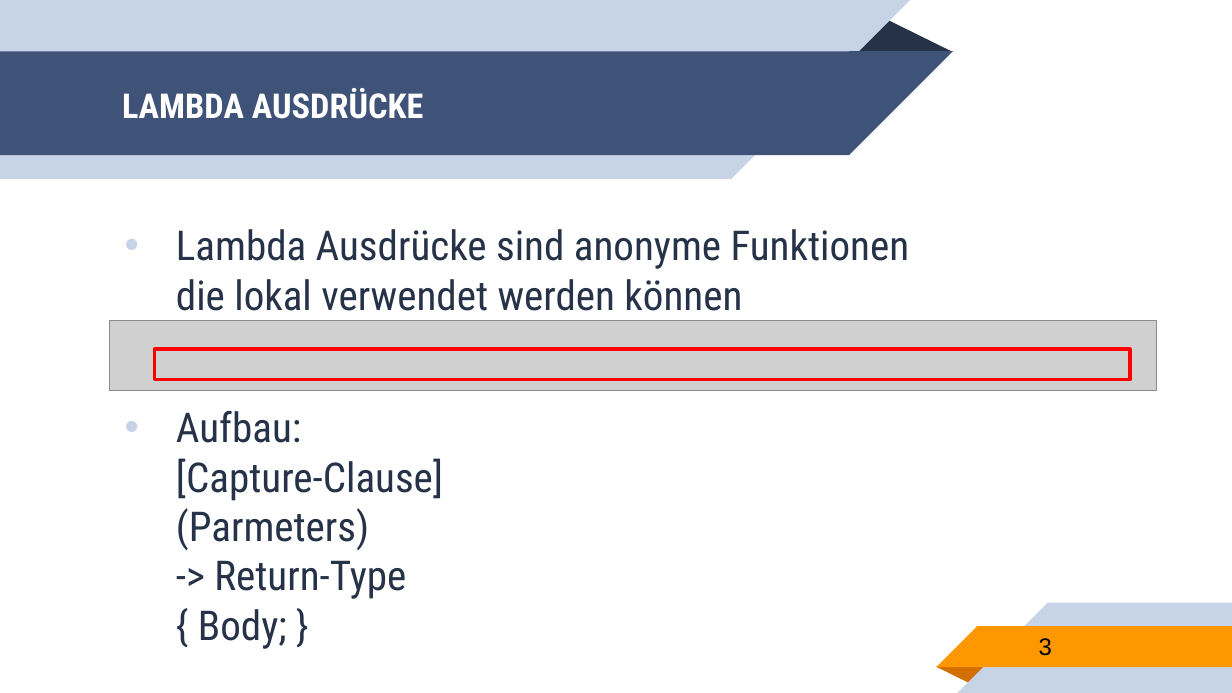
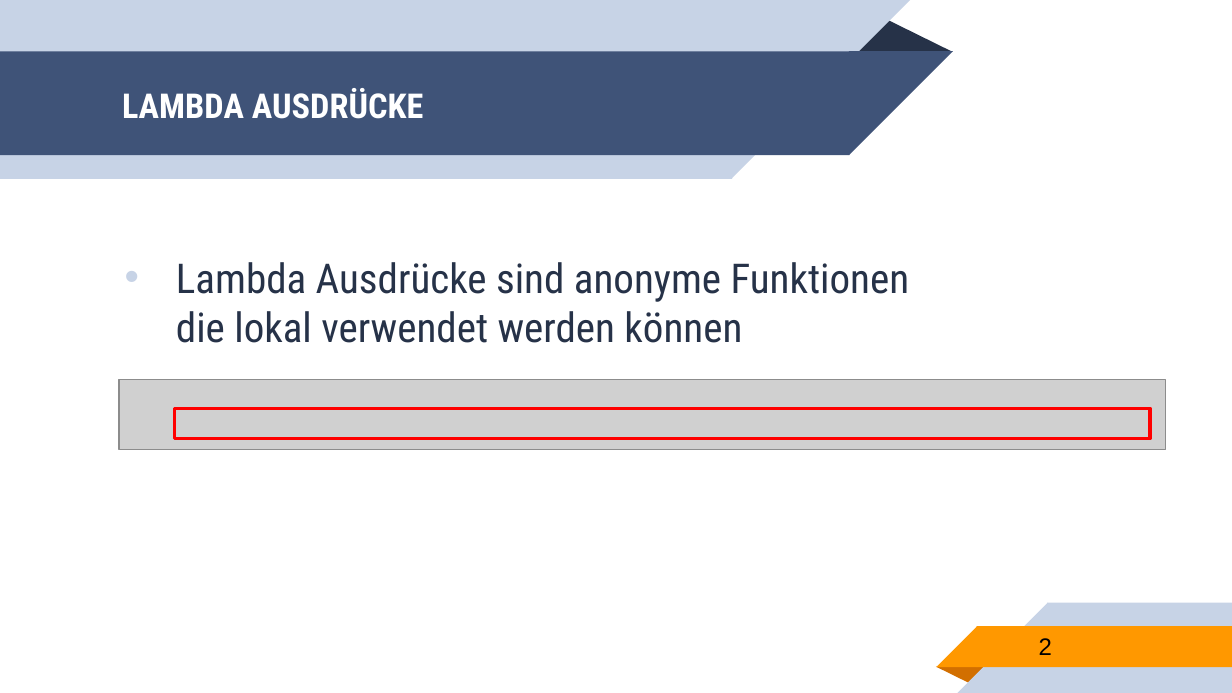
Before and after one commit to franneck94/UdemyCpp, a slide deck: slide 2 of lectures/LambdaExpressions.pptx (slide 3 before the commit). Drawn at 1232x693 pixels with LibreOffice and Linux fonts; fonts in the diff are those of the drawing; grey boxes stand for pictures. Boxes give left, top, right and bottom in pixels: in the first picture for what was removed or moved away, otherwise in the second. Text is boxed around its words. In the diff, an @@ line names an element or a change of style, - is before the commit and + after.

```diff
--- a/lectures/LambdaExpressions.pptx
+++ b/lectures/LambdaExpressions.pptx
@@ picture: place and size @@
-picture at bbox=[110, 320, 1156, 391]
+picture at bbox=[120, 379, 1165, 450]
@@ rectangle: place and size @@
-rectangle at bbox=[154, 350, 1130, 381]
+rectangle at bbox=[175, 409, 1151, 440]
@@ text at bbox=[176, 410, 443, 649]: paragraph removed @@
-• Aufbau:
-  [Capture-Clause]
-  (Parmeters)
-  -> Return-Type
-  { Body; }
@@ page number at bbox=[1039, 638, 1052, 655]: text changed @@
-3
+2
```
Also in this commit, not shown: 3 other slides changed, 1 slide removed, 1 other file.
